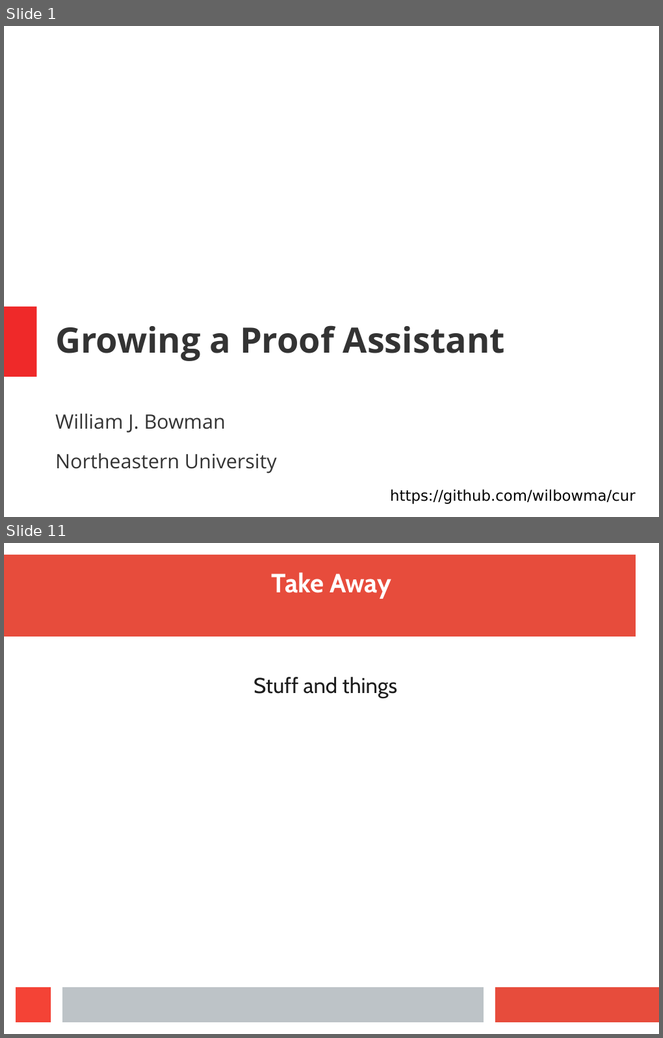
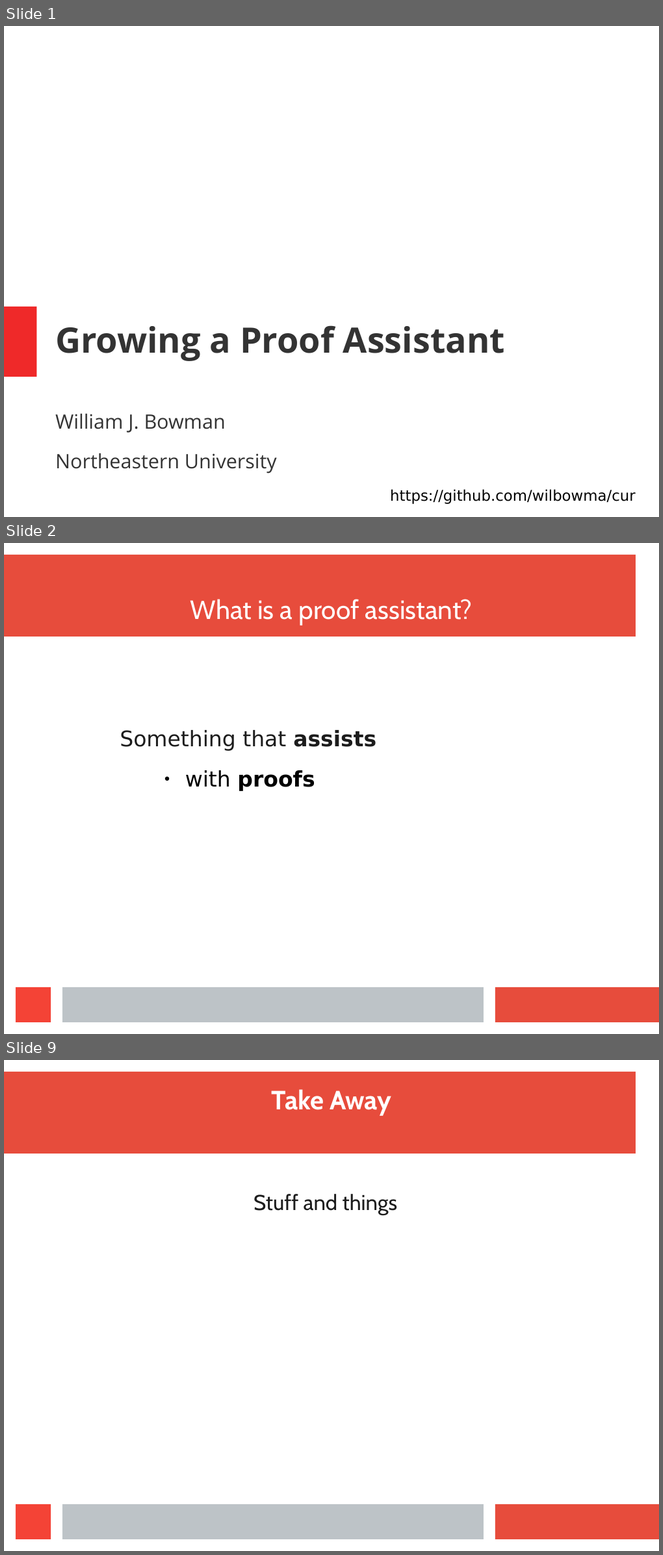
Before and after one commit to wilbowma/cur, a slide deck: hope-2016/slides.odp. Shown one above the other, each under a label of ours: slides 1 and 11 before the commit, slides 1, 2 and 9 after it; the slides between them are not shown. The pictures are 663x1038 and 663x1555 pixels, drawn with LibreOffice and Linux fonts; fonts in the diff are those of the drawing. Boxes give left, top, right and bottom in pixels: in the first picture for what was removed or moved away, otherwise in the second. Text is boxed around its words. In the diff, an @@ line names an element or a change of style, - is before the commit and + after.

```diff
--- a/hope-2016/slides.odp
+++ b/hope-2016/slides.odp
@@ slide 2 added at (4,543,659,1034), background #FFFFFF; not listed: 4 template elements that a slide beside it also shows @@
@@ title added at (191,599,473,626), 32 pt, text #FFFFFF @@
+What is a proof assistant?
@@ text added at (120,730,376,751), 26 pt, text #1C1C1C @@
+Something that assists
@@ text added at (185,771,315,791), 26 pt, text #000000, bold @@
+● with proofs
@@ what was slide 11 is now slide 9 @@
```
Also in this commit, not shown: 6 other slides added, 9 slides removed, 2 other files.
